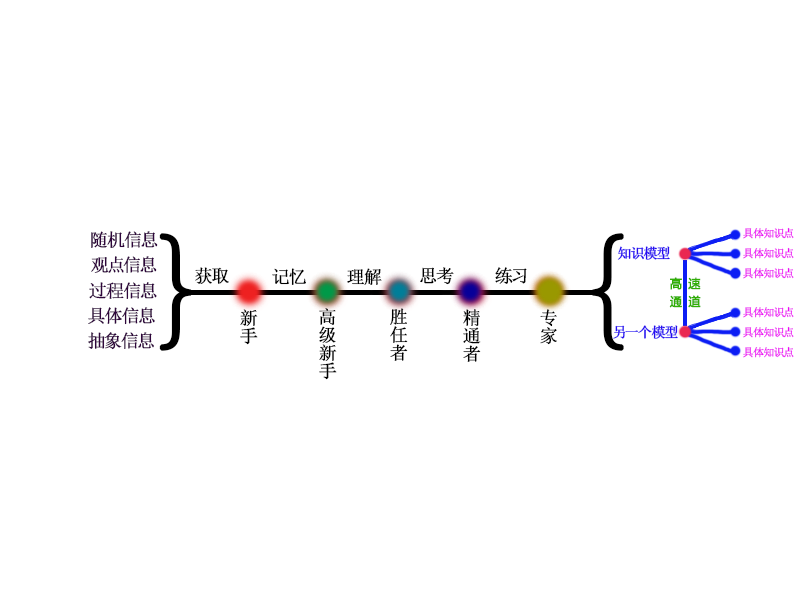
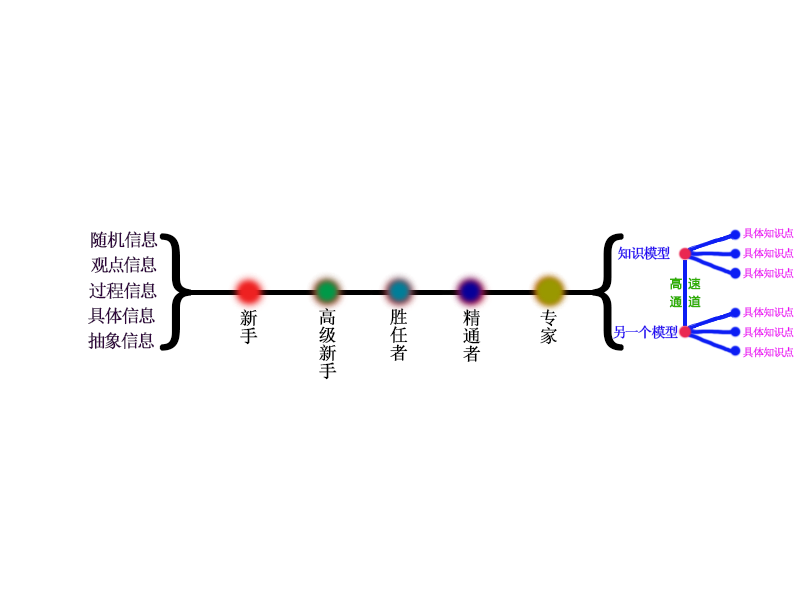
Before/after of a (800, 600) layered artwork. What changed in the layer stack:
hid group "文字-技能" (5 layers) over [195, 267, 527, 285]
